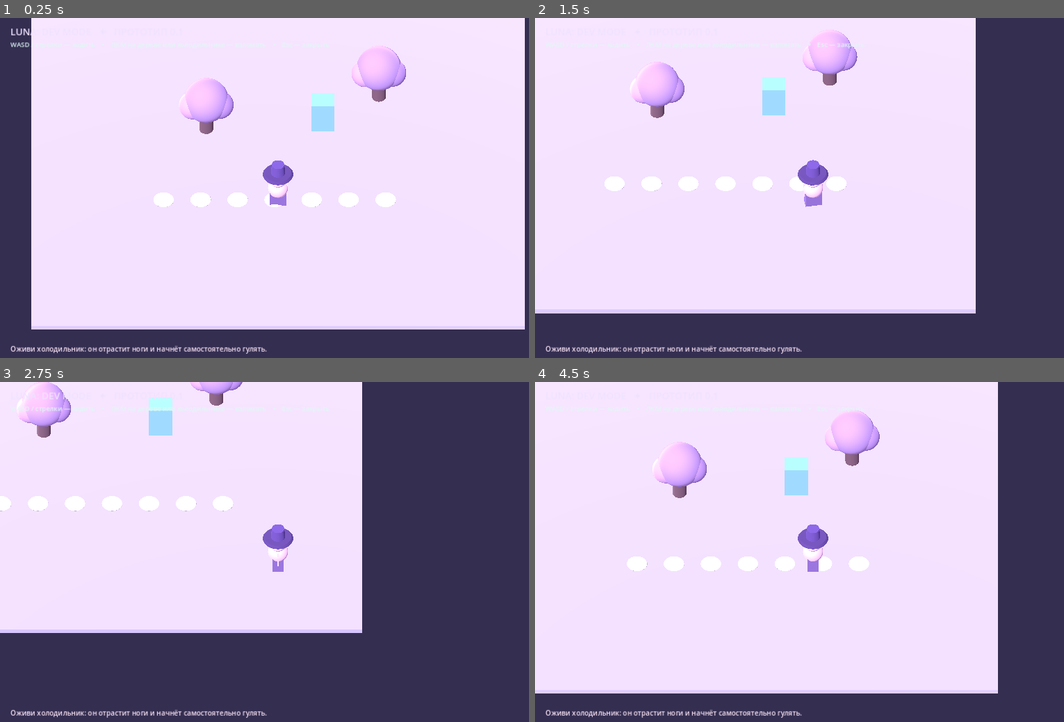
Above: before the commit, frames 1-4 (two rows, left to right).
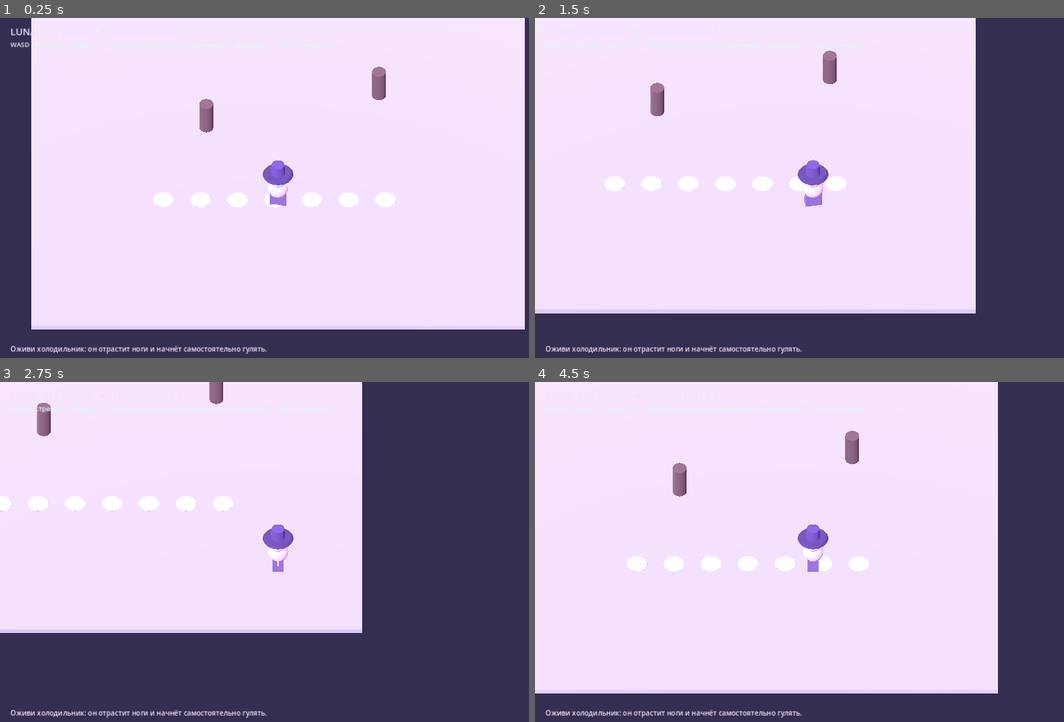
Above: after the commit, the same moments.

Repository: 0ri-space-cat/luna-dev-mode
Game: Godot game, scene res://scenes/main.tscn
Two runs of this game, one before a commit and one after it. Both use one fixed random seed, a clock stepped at 60 frames per second and the inputs below.
Inputs (mouse positions are in pixels of both pictures, inside the frame that each line leads up to):
- Up to frame 1 (0.25 s): no input
- Up to frame 2 (1.5 s): tap Enter at 0.5 s; move the mouse to (937, 174) at 0.52 s; hold D (move_right) 0.53-1.28 s; click (937, 174) at 0.67 s; move the mouse to (704, 208) at 1.27 s; hold S (move_backward) from 1.28 s (still down)
- Up to frame 3 (2.75 s): move the mouse to (333, 480) at 2.02 s; release S (move_backward) at 2.03 s; hold D (move_right) from 2.03 s (still down)
- Up to frame 4 (4.5 s): move the mouse to (783, 626) at 2.77 s; release D (move_right) at 2.78 s; hold W (move_forward) 2.78-3.53 s; click (783, 626) at 2.92 s; move the mouse to (979, 606) at 3.52 s; hold A (move_left) from 3.53 s (still down); move the mouse to (646, 504) at 4.27 s

The runs differ from the first frame. In frame 1, 2.2% of the frame differs, in the area x 34-77%, y 8-35%; in frame 2, 2.1%; in frame 3, 1.5%; in frame 4, 2.2%.
Error after the commit: Invalid call. Nonexistent function 'make_defaults' in base 'Dictionary'. (res://scripts/core/entity_record.gd:17)

Commit message:
refactor: centralize parameter definitions and add auditable command history

Diff:
--- /dev/null
+++ b/scripts/core/command_processor.gd
@@ -0,0 +1,129 @@
+extends RefCounted
+## The single entry point for changes made by Luna's editor.
+## Later spells, Yuki and AI rules can pass their own initiator/source IDs.
+## Audit entries are in-memory for now; save serialization is a later milestone.
+
+signal parameter_changed(change: Dictionary)
+signal history_changed
+
+const MAX_UNDO := 120
+const MAX_AUDIT := 300
+
+var _sequence := 0
+var _undo_stack: Array[Dictionary] = []
+var _redo_stack: Array[Dictionary] = []
+var _audit: Array[Dictionary] = []
+
+
+func execute_set(target: Node, parameter_id: String, requested_value: Variant, initiator_id: String = "luna", source_id: String = "wand:luna", merge_key: String = "") -> bool:
+	if not is_instance_valid(target) or not target.has_method("get_parameter") or not target.has_method("set_parameter"):
+		return false
+	var record: Variant = target.get("record")
+	if record == null:
+		return false
+	var entity_id: String = str(record.id)
+	var previous: Variant = target.call("get_parameter", parameter_id)
+	if not bool(target.call("set_parameter", parameter_id, requested_value)):
+		return false
+	var actual: Variant = target.call("get_parameter", parameter_id)
+	if previous == actual:
+		return true
+
+	_sequence += 1
+	var entry: Dictionary = {
+		"sequence": _sequence,
+		"target_ref": weakref(target),
+		"entity_id": entity_id,
+		"parameter_id": parameter_id,
+		"before": previous,
+		"after": actual,
+		"initiator_id": initiator_id,
+		"source_id": source_id,
+		"merge_key": merge_key
+	}
+	# Continuous slider motion is one undoable action, while every change
+	# still creates its own audit event with initiator/source.
+	var merged := false
+	if not merge_key.is_empty() and not _undo_stack.is_empty():
+		var last: Dictionary = _undo_stack.back()
+		if last["merge_key"] == merge_key and last["entity_id"] == entity_id and last["parameter_id"] == parameter_id:
+			last["after"] = actual
+			merged = true
+	if not merged:
+		_undo_stack.append(entry)
+	if _undo_stack.size() > MAX_UNDO:
+		_undo_stack.pop_front()
+	_redo_stack.clear()
+	_append_audit("SET", entry, previous, actual)
+	parameter_changed.emit(_latest_audit())
+	history_changed.emit()
+	return true
+
+
+func undo() -> bool:
+	if _undo_stack.is_empty():
+		return false
+	var entry: Dictionary = _undo_stack.back()
+	var target: Object = (entry["target_ref"] as WeakRef).get_ref()
+	if not is_instance_valid(target) or not bool(target.call("set_parameter", entry["parameter_id"], entry["before"])):
+		return false
+	_undo_stack.pop_back()
+	_redo_stack.append(entry)
+	_append_audit("UNDO", entry, entry["after"], entry["before"])
+	parameter_changed.emit(_latest_audit())
+	history_changed.emit()
+	return true
+
+
+func redo() -> bool:
+	if _redo_stack.is_empty():
+		return false
+	var entry: Dictionary = _redo_stack.back()
+	var target: Object = (entry["target_ref"] as WeakRef).get_ref()
+	if not is_instance_valid(target) or not bool(target.call("set_parameter", entry["parameter_id"], entry["after"])):
+		return false
+	_redo_stack.pop_back()
+	_undo_stack.append(entry)
+	_append_audit("REDO", entry, entry["before"], entry["after"])
+	parameter_changed.emit(_latest_audit())
+	history_changed.emit()
+	return true
+
+
+func can_undo() -> bool:
+	return not _undo_stack.is_empty()
+
+
+func can_redo() -> bool:
+	return not _redo_stack.is_empty()
+
+
+func get_recent_audit(count: int = 4) -> Array[Dictionary]:
+	var result: Array[Dictionary] = []
+	for i in range(_audit.size() - 1, maxi(_audit.size() - count, 0) - 1, -1):
+		result.append(_audit[i].duplicate(true))
+	return result
+
+
+func get_audit_log() -> Array[Dictionary]:
+	return _audit.duplicate(true)
+
+
+func _append_audit(action: String, entry: Dictionary, previous: Variant, actual: Variant) -> void:
+	_audit.append({
+		"sequence": entry["sequence"],
+		"action": action,
+		"entity_id": entry["entity_id"],
+		"parameter_id": entry["parameter_id"],
+		"before": previous,
+		"after": actual,
+		"initiator_id": entry["initiator_id"],
+		"source_id": entry["source_id"],
+		"tick_ms": Time.get_ticks_msec()
+	})
+	if _audit.size() > MAX_AUDIT:
+		_audit.pop_front()
+
+
+func _latest_audit() -> Dictionary:
+	return _audit.back().duplicate(true)
--- a/scripts/core/entity_record.gd
+++ b/scripts/core/entity_record.gd
@@ -1,18 +1,20 @@
 extends RefCounted
-## Lightweight, engine-independent gameplay record.
-## Only a first slice of the ParameterRegistry planned in docs/05.
+## Runtime parameters for one object. Base category is never modified by revival.
+## Validation and defaults come entirely from ParameterRegistry.
 
 var id: String
 var category: String
 var display_name: String
 var parameters: Dictionary
+var registry
 
 
-func _init(entity_id: String, entity_category: String, label: String, defaults: Dictionary) -> void:
+func _init(entity_id: String, entity_category: String, label: String, parameter_registry, overrides: Dictionary = {}) -> void:
 	id = entity_id
 	category = entity_category
 	display_name = label
-	parameters = defaults.duplicate(true)
+	registry = parameter_registry
+	parameters = registry.make_defaults(category, overrides)
 
 
 func get_parameter(key: String) -> Variant:
@@ -20,27 +22,9 @@
 
 
 func set_parameter(key: String, value: Variant) -> bool:
-	if not parameters.has(key):
-		push_warning("Unknown parameter '%s' on %s" % [key, id])
+	var checked: Dictionary = registry.normalize(category, key, value)
+	if not checked["ok"]:
+		push_warning("Rejected parameter '%s' on %s: %s" % [key, id, checked["error"]])
 		return false
-	match key:
-		"size":
-			if typeof(value) != TYPE_FLOAT and typeof(value) != TYPE_INT:
-				return false
-			value = clampf(float(value), 0.5, 2.0)
-		"speed":
-			if typeof(value) != TYPE_FLOAT and typeof(value) != TYPE_INT:
-				return false
-			value = clampf(float(value), 0.0, 5.0)
-		"health":
-			if typeof(value) != TYPE_FLOAT and typeof(value) != TYPE_INT:
-				return false
-			value = clampi(int(value), 1, 200)
-		"alive":
-			if typeof(value) != TYPE_BOOL:
-				return false
-		"color":
-			if typeof(value) != TYPE_COLOR:
-				return false
-	parameters[key] = value
+	parameters[key] = checked["value"]
 	return true
--- /dev/null
+++ b/scripts/core/parameter_registry.gd
@@ -0,0 +1,133 @@
+extends RefCounted
+## Single source of truth for editable parameters: types, limits, UI metadata.
+## To add a field, register a definition. The inspector reads this registry.
+
+const PALETTE = [
+	{"name": "LAVENDER", "value": Color("b790dd")},
+	{"name": "MINT", "value": Color("8ed7bd")},
+	{"name": "PINK", "value": Color("f49fc9")},
+	{"name": "BLUE", "value": Color("87bfe8")},
+	{"name": "PEACH", "value": Color("efb68e")},
+	{"name": "VIOLET", "value": Color("684a96")}
+]
+
+var _ordered_specs: Array[Dictionary] = []
+var _by_id: Dictionary = {}
+
+
+func _init() -> void:
+	register_parameter({
+		"id": "alive", "label": "IS_ALIVE", "kind": "bool", "default": false,
+		"hint": "Объект живой. При включённом AI_ENABLED действует самостоятельно."
+	})
+	register_parameter({
+		"id": "ai_enabled", "label": "AI_ENABLED", "kind": "bool", "default": true,
+		"hint": "Разрешает самостоятельное поведение живого объекта."
+	})
+	register_parameter({
+		"id": "health", "label": "HEALTH", "kind": "int",
+		"min": 1.0, "max": 200.0, "step": 1.0, "default": 100,
+		"hint": "Запас здоровья объекта."
+	})
+	register_parameter({
+		"id": "speed", "label": "MOVE_SPEED", "kind": "float",
+		"min": 0.0, "max": 5.0, "step": 0.1, "default": 2.0,
+		"hint": "Скорость самостоятельного передвижения."
+	})
+	register_parameter({
+		"id": "size", "label": "SCALE", "kind": "float",
+		"min": 0.5, "max": 2.0, "step": 0.1, "default": 1.0,
+		"hint": "Размер объекта относительно исходного."
+	})
+	register_parameter({
+		"id": "color", "label": "BASE_COLOR", "kind": "color",
+		"default": Color("b790dd"), "choices": PALETTE,
+		"hint": "Основной цвет объекта."
+	})
+
+
+func register_parameter(spec: Dictionary) -> bool:
+	for required in ["id", "label", "kind", "default", "hint"]:
+		if not spec.has(required):
+			push_warning("Parameter definition is missing: %s" % required)
+			return false
+	var parameter_id: String = str(spec["id"])
+	if parameter_id.is_empty() or _by_id.has(parameter_id):
+		return false
+	if not ["bool", "int", "float", "color"].has(str(spec["kind"])):
+		return false
+	var checked := _normalize_using_spec(spec, spec["default"])
+	if not checked["ok"]:
+		push_warning("Invalid default for parameter %s" % parameter_id)
+		return false
+	var stored := spec.duplicate(true)
+	stored["default"] = checked["value"]
+	_by_id[parameter_id] = stored
+	_ordered_specs.append(stored)
+	return true
+
+
+func get_specs_for(category: String) -> Array[Dictionary]:
+	var result: Array[Dictionary] = []
+	for spec in _ordered_specs:
+		if _applies_to(spec, category):
+			result.append(spec.duplicate(true))
+	return result
+
+
+func get_spec(category: String, parameter_id: String) -> Dictionary:
+	var spec: Dictionary = _by_id.get(parameter_id, {})
+	if spec.is_empty() or not _applies_to(spec, category):
+		return {}
+	return spec.duplicate(true)
+
+
+func make_defaults(category: String, overrides: Dictionary = {}) -> Dictionary:
+	var result := {}
+	for spec in get_specs_for(category):
+		var parameter_id: String = str(spec["id"])
+		result[parameter_id] = spec["default"]
+		if overrides.has(parameter_id):
+			var checked := normalize(category, parameter_id, overrides[parameter_id])
+			if checked["ok"]:
+				result[parameter_id] = checked["value"]
+	return result
+
+
+func normalize(category: String, parameter_id: String, proposed: Variant) -> Dictionary:
+	var spec: Dictionary = _by_id.get(parameter_id, {})
+	if spec.is_empty() or not _applies_to(spec, category):
+		return {"ok": false, "error": "Unknown or inapplicable parameter: %s" % parameter_id}
+	return _normalize_using_spec(spec, proposed)
+
+
+func _applies_to(spec: Dictionary, category: String) -> bool:
+	var categories: Array = spec.get("categories", [])
+	return categories.is_empty() or categories.has(category)
+
+
+func _normalize_using_spec(spec: Dictionary, proposed: Variant) -> Dictionary:
+	var kind: String = str(spec["kind"])
+	match kind:
+		"bool":
+			if typeof(proposed) != TYPE_BOOL:
+				return {"ok": false, "error": "Expected boolean"}
+			return {"ok": true, "value": proposed}
+		"int":
+			if typeof(proposed) != TYPE_INT and typeof(proposed) != TYPE_FLOAT:
+				return {"ok": false, "error": "Expected number"}
+			var result: int = clampi(int(roundf(float(proposed))), int(spec["min"]), int(spec["max"]))
+			return {"ok": true, "value": result}
+		"float":
+			if typeof(proposed) != TYPE_INT and typeof(proposed) != TYPE_FLOAT:
+				return {"ok": false, "error": "Expected number"}
+			var step: float = float(spec["step"])
+			var result: float = clampf(float(proposed), float(spec["min"]), float(spec["max"]))
+			if step > 0.0:
+				result = clampf(snappedf(result, step), float(spec["min"]), float(spec["max"]))
+			return {"ok": true, "value": result}
+		"color":
+			if typeof(proposed) != TYPE_COLOR:
+				return {"ok": false, "error": "Expected Color"}
+			return {"ok": true, "value": proposed}
+	return {"ok": false, "error": "Unsupported type"}
